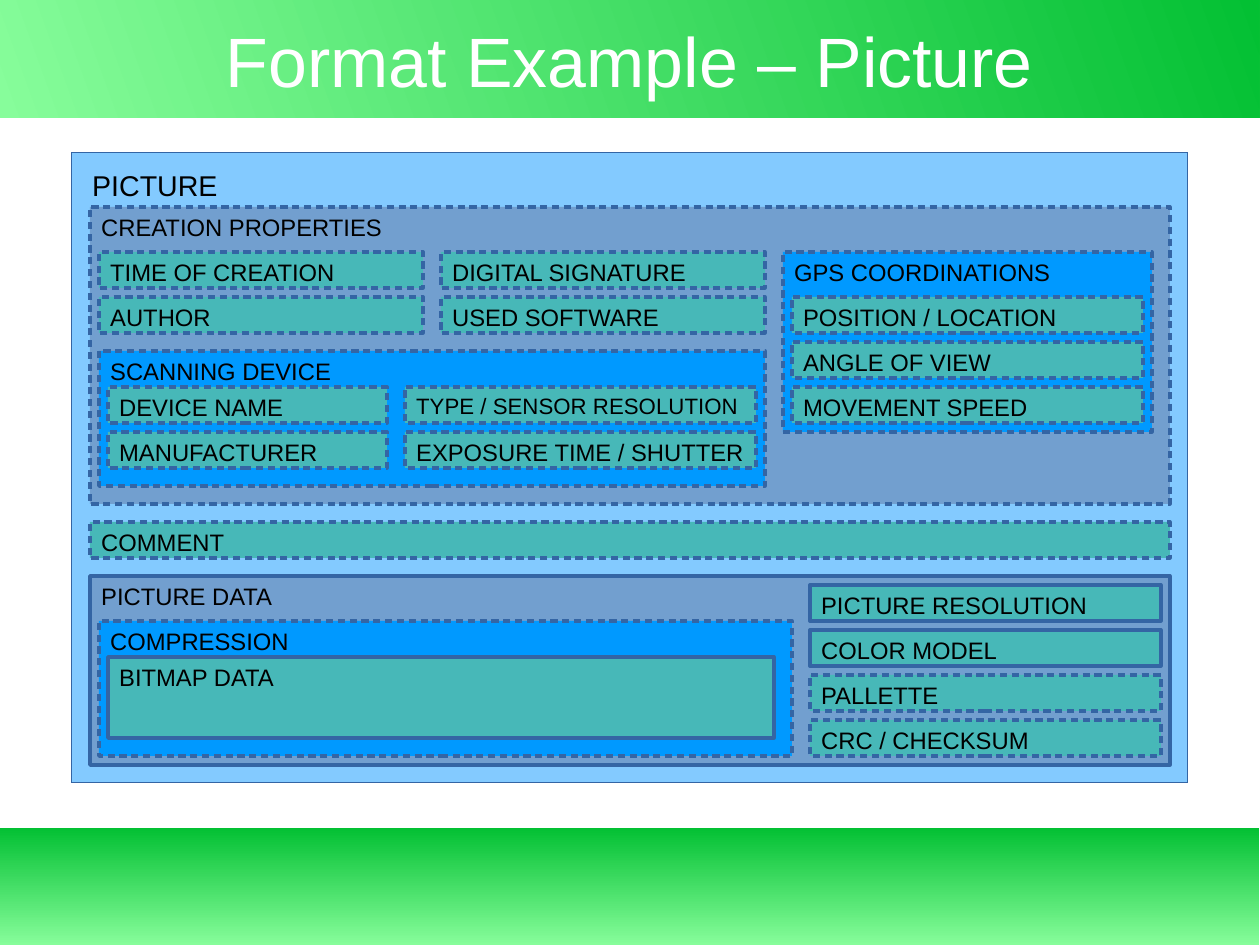
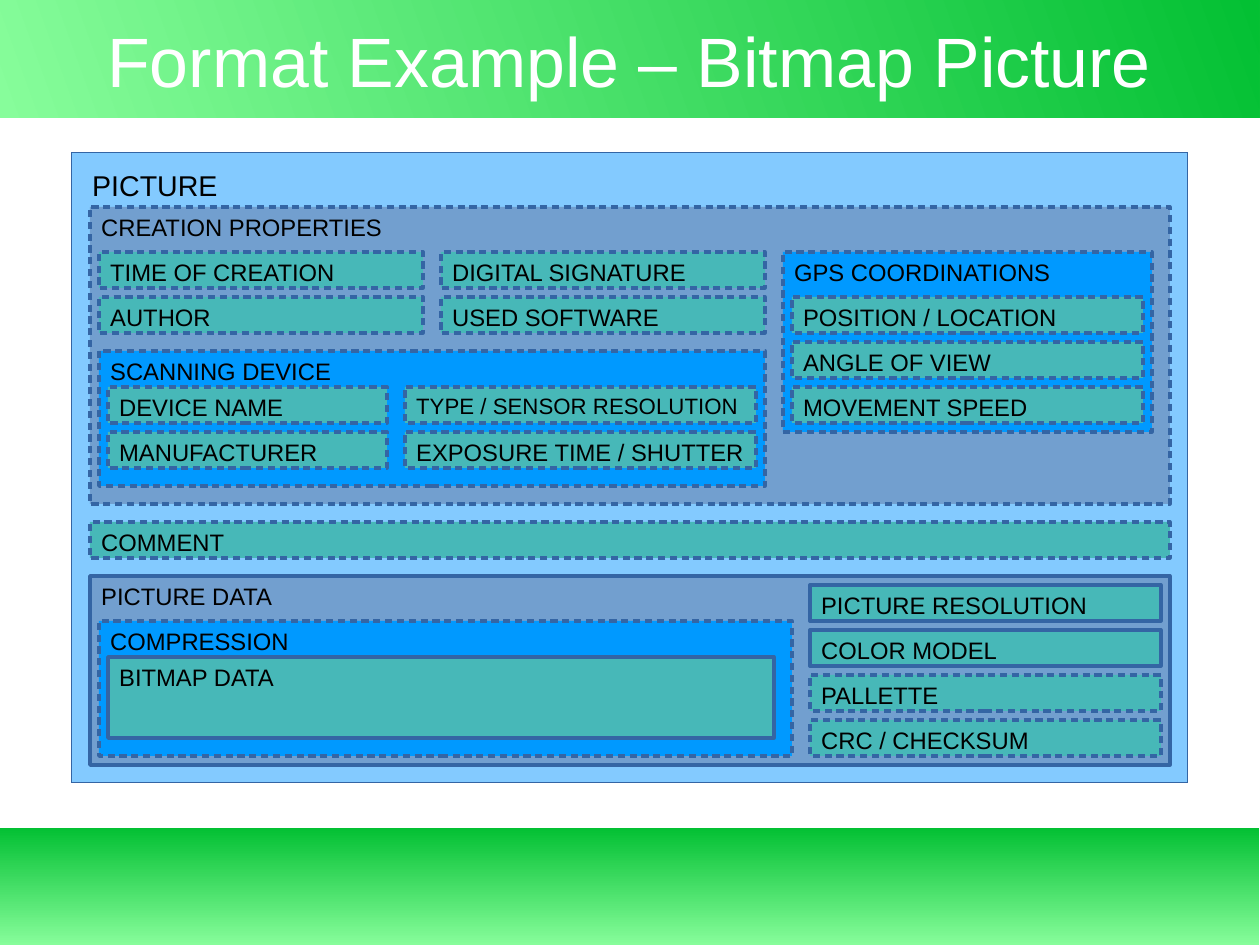
Before and after one commit to exbin/xbup-doc, a slide deck: slide 7 of presentation/xbup-introduction.odp. Drawn at 1260x945 pixels with LibreOffice and Linux fonts; fonts in the diff are those of the drawing. Boxes give left, top, right and bottom in pixels: in the first picture for what was removed or moved away, otherwise in the second. Text is boxed around its words. In the diff, an @@ line names an element or a change of style, - is before the commit and + after.

```diff
--- a/presentation/xbup-introduction.odp
+++ b/presentation/xbup-introduction.odp
@@ title at [107,36,1151,100]: text changed @@
-Format Example – Picture
+Format Example – Bitmap Picture
```
Also in this commit, not shown: 1 other slide changed, 1 other file.
